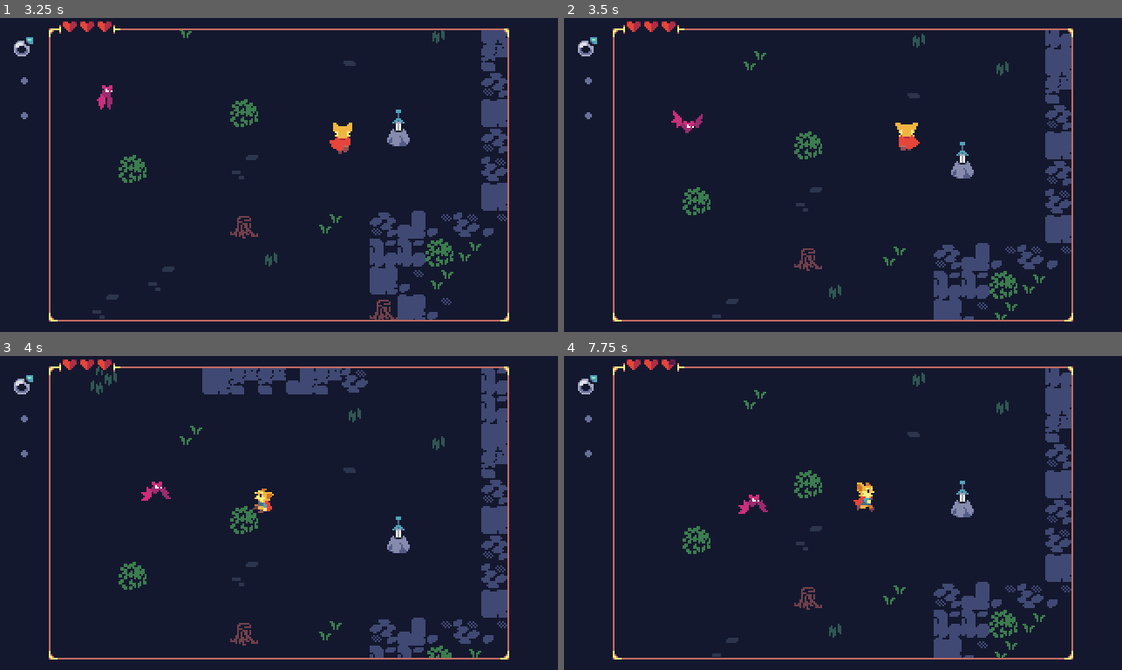
Above: before the commit, frames 1-4 (two rows, left to right).
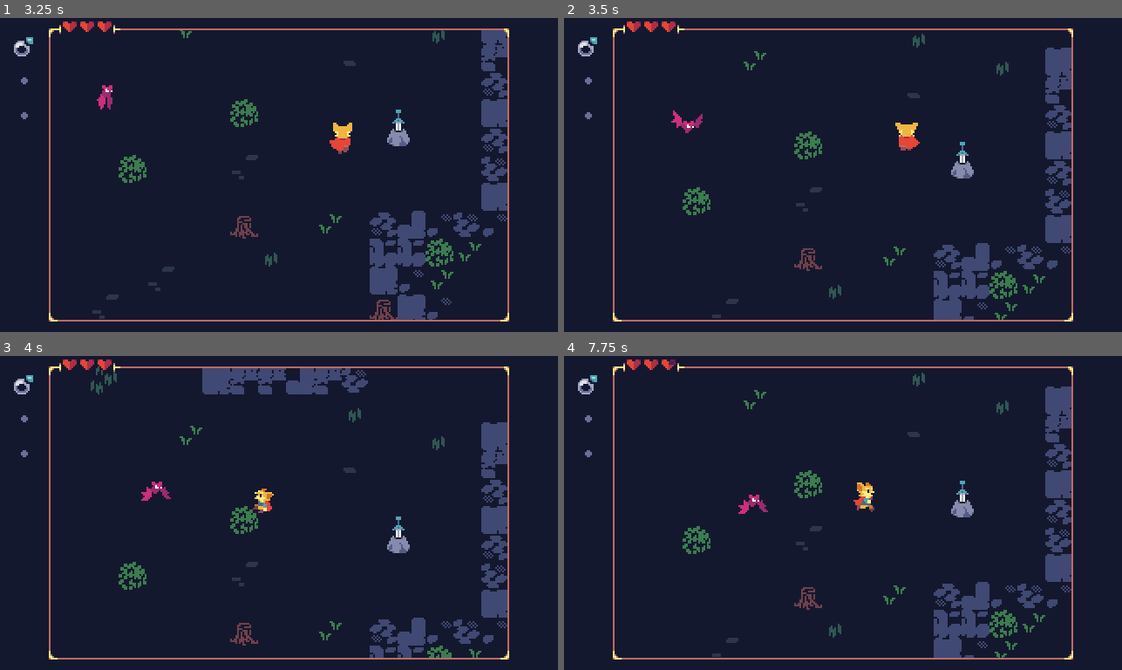
Above: after the commit, the same moments.

Repository: uheartbeast/retro-action-rpg
Game: Godot game, scene res://world.tscn
The game is run twice, just before and just after one commit, with the same random seed, the same clock (stepped at 60 frames per second) and the same inputs.
Inputs (mouse positions are in pixels of both pictures, inside the frame that each line leads up to):
- Up to frame 1 (3.25 s): move the mouse to (401, 159) at 0.52 s; hold Right (move_right) 0.53-1.28 s; hold Z (misc) 0.53-1.28 s; click (401, 159) at 0.67 s; move the mouse to (167, 190) at 1.27 s; hold Down (move_down) 1.28-2.03 s; tap X (roll) at 1.35 s; move the mouse to (334, 105) at 2.02 s; hold Right (move_right) 2.03-2.78 s; hold C (weapon) 2.03-2.78 s; move the mouse to (251, 237) at 2.77 s; hold Up (move_up) from 2.78 s (still down); tap Z (misc) at 2.85 s; click (251, 237) at 2.92 s
- Up to frame 2 (3.5 s): keep holding Up (move_up)
- Up to frame 3 (4 s): move the mouse to (446, 560) at 3.52 s; release Up (move_up) at 3.53 s; hold Left (move_left) from 3.53 s (still down); hold X (roll) from 3.53 s (still down)
- Up to frame 4 (7.75 s): move the mouse to (675, 465) at 4.27 s; release X (roll) at 4.28 s; tap C (weapon) at 4.35 s; move the mouse to (870, 513) at 5.02 s; release Left (move_left) at 5.03 s; hold Down (move_down) 5.03-5.78 s; hold Z (misc) 5.03-5.78 s; click (870, 513) at 5.17 s; move the mouse to (759, 434) at 5.77 s; hold Right (move_right) 5.78-6.53 s; tap X (roll) at 5.85 s; move the mouse to (965, 497) at 6.52 s; hold Up (move_up) 6.53-7.28 s; hold C (weapon) 6.53-7.28 s; move the mouse to (731, 528) at 7.27 s; hold Right (move_right) from 7.28 s (still down); tap Z (misc) at 7.35 s; click (731, 528) at 7.42 s

Frame 1 is identical in both runs. In frame 2, 0.2% of the frame differs, in the area x 86-91%, y 3-10%; in frame 3, 0.6%, in the area x 86-91%, y 3-22%; in frame 4, 0.2%.

Commit message:
108 - Connecting the Levels

Diff:
--- a/hero/hero.tscn
+++ b/hero/hero.tscn
@@ -321,7 +321,6 @@
 [node name="CollisionPolygon2D" type="CollisionPolygon2D" parent="FlipAnchor/Hitbox"]
 
 [node name="CollisionPolygon2D" type="CollisionPolygon2D" parent="."]
-visible = false
 polygon = PackedVector2Array(0, -8, 3, -3, 0, 1, -3, -3)
 
 [node name="AnimationPlayer" type="AnimationPlayer" parent="."]
--- /dev/null
+++ b/level_connections/level_1_to_level_2_connection.tres
@@ -0,0 +1,3 @@
+[gd_resource type="Resource" format=3 uid="uid://dvu4qg3krmc30"]
+
+[resource]
--- a/levels/level_1.tscn
+++ b/levels/level_1.tscn
@@ -1,10 +1,12 @@
-[gd_scene load_steps=7 format=4 uid="uid://burvhv42pe1q6"]
+[gd_scene load_steps=10 format=4 uid="uid://burvhv42pe1q6"]
 
 [ext_resource type="PackedScene" uid="uid://c18muratispac" path="res://levels/level.tscn" id="1_7yyhx"]
 [ext_resource type="Script" path="res://camera/camera_limits.gd" id="3_mlspe"]
 [ext_resource type="PackedScene" uid="uid://csteocmfklci7" path="res://enemies/bat_enemy.tscn" id="4_2rpho"]
 [ext_resource type="PackedScene" uid="uid://bm87xo8bekamj" path="res://world/forest_tiles_layer.tscn" id="4_vhsej"]
 [ext_resource type="PackedScene" uid="uid://bjc2m2qhuru6b" path="res://world/sword_in_the_stone.tscn" id="5_uad8x"]
+[ext_resource type="Script" path="res://world/door.gd" id="6_2prqv"]
+[ext_resource type="Resource" uid="uid://dvu4qg3krmc30" path="res://level_connections/level_1_to_level_2_connection.tres" id="7_o2cav"]
 
 [sub_resource type="NavigationPolygon" id="NavigationPolygon_gjyxd"]
 vertices = PackedVector2Array(184, 120, 307, 98, 334, 98, 216, 120, 248, 88, 307, 73, 216, 88, 248, 152, 296, 184, 8, 184, 216, 152, 360, 120, 296, 120, 216, 56, 184, 88, 200, 8, 360, -8, 334, 73, 248, 120, 312, -8, 312, 8, 248, 56, 8, -8, 200, -8, 152, 88, 152, 120)
@@ -13,6 +15,9 @@
 source_geometry_mode = 1
 source_geometry_group_name = &"navigation"
 agent_radius = 8.0
+
+[sub_resource type="RectangleShape2D" id="RectangleShape2D_4sbmk"]
+size = Vector2(16, 32)
 
 [node name="Level1" instance=ExtResource("1_7yyhx")]
 
@@ -27,7 +32,7 @@
 metadata/_edit_lock_ = true
 
 [node name="ForestTilesLayer" parent="." index="1" instance=ExtResource("4_vhsej")]
-tile_map_data = PackedByteArray("AAAKAAYAAAABAAAAAAAOAAQAAAA …(498 unchanged characters)… AAAAAAWAAgAAAAFAAEAAAAXAAgAAAAGAAEAAAAXAP//AAADAAEAAAAXAAAAAAADAAEAAAAXAAEAAAAAAAEAAAAXAAIAAAABAAEAAAAXAAMAAAAEA …(1145 unchanged characters)…
+tile_map_data = PackedByteArray("AAAKAAYAAAABAAAAAAAOAAQAAAA …(498 unchanged characters)… AAAAAAWAAgAAAAFAAEAAAAXAAgAAAAGAAEAAAAXAAEAAAAAAAEAAAAXAAIAAAABAAEAAAAXAAMAAAAEA …(1145 unchanged characters)…
 
 [node name="BatEnemy" parent="." index="2" instance=ExtResource("4_2rpho")]
 position = Vector2(40, 24)
@@ -44,3 +49,13 @@
 
 [node name="SwordInTheStone" parent="." index="5" instance=ExtResource("5_uad8x")]
 position = Vector2(320, 88)
+
+[node name="Door" type="Area2D" parent="." index="6"]
+position = Vector2(376, 0)
+script = ExtResource("6_2prqv")
+exit_direction = 2
+connection = ExtResource("7_o2cav")
+next_level_path = "res://levels/level_2.tscn"
+
+[node name="CollisionShape2D" type="CollisionShape2D" parent="Door" index="0"]
+shape = SubResource("RectangleShape2D_4sbmk")
--- a/levels/level_2.tscn
+++ b/levels/level_2.tscn
@@ -1,9 +1,11 @@
-[gd_scene load_steps=6 format=4 uid="uid://8ocb7vut10av"]
+[gd_scene load_steps=9 format=4 uid="uid://8ocb7vut10av"]
 
 [ext_resource type="PackedScene" uid="uid://c18muratispac" path="res://levels/level.tscn" id="1_jr1k3"]
 [ext_resource type="PackedScene" uid="uid://bm87xo8bekamj" path="res://world/forest_tiles_layer.tscn" id="2_uo58w"]
 [ext_resource type="Script" path="res://camera/camera_limits.gd" id="3_522on"]
 [ext_resource type="PackedScene" uid="uid://csteocmfklci7" path="res://enemies/bat_enemy.tscn" id="4_qf2ph"]
+[ext_resource type="Script" path="res://world/door.gd" id="5_2pqmh"]
+[ext_resource type="Resource" uid="uid://dvu4qg3krmc30" path="res://level_connections/level_1_to_level_2_connection.tres" id="6_6w7cd"]
 
 [sub_resource type="NavigationPolygon" id="NavigationPolygon_5h6pv"]
 vertices = PackedVector2Array(152, 24, 152, 104, 136, 104, 136, 56, 24, 24, 56, 56, 24, 136, 56, 104, 120, 136, 248, 72, 184, 72, 184, 24, 280, 24, 280, 40, 296, 40, 296, 200, 280, 168, 280, 200, 248, 104, 120, 168)
@@ -13,6 +15,9 @@
 source_geometry_group_name = &"navigation"
 agent_radius = 8.0
 
+[sub_resource type="RectangleShape2D" id="RectangleShape2D_787cc"]
+size = Vector2(16, 32)
+
 [node name="Level2" instance=ExtResource("1_jr1k3")]
 
 [node name="ColorRect" parent="." index="0"]
@@ -20,7 +25,7 @@
 offset_bottom = 224.0
 
 [node name="ForestTilesLayer" parent="." index="1" instance=ExtResource("2_uo58w")]
-tile_map_data = PackedByteArray("AAAAAAkAAAADAAEAAAABAAkAAAA …(144 unchanged characters)… BAAEAAAAAAAUAAAAEAAEAAAAAAAYAAAABAAEAAAAAAAcAAAAEAAEAAAAAAAgAAAAGAAEAAAAEAAQAAAAAAAAAAAAEAAUAAAACAAEAAAAFAAQAAAA …(1579 unchanged characters)…
+tile_map_data = PackedByteArray("AAAAAAkAAAADAAEAAAABAAkAAAA …(144 unchanged characters)… BAAEAAAAAAAUAAAAEAAEAAAAAAAYAAAABAAEAAAAEAAQAAAAAAAAAAAAEAAUAAAACAAEAAAAFAAQAAAA …(1579 unchanged characters)…
 
 [node name="CameraLimits" type="Control" parent="." index="2"]
 layout_mode = 3
@@ -41,3 +46,12 @@
 
 [node name="BatEnemy3" parent="." index="6" instance=ExtResource("4_qf2ph")]
 position = Vector2(200, 48)
+
+[node name="Door" type="Area2D" parent="." index="7"]
+position = Vector2(8, 128)
+script = ExtResource("5_2pqmh")
+connection = ExtResource("6_6w7cd")
+next_level_path = "res://levels/level_1.tscn"
+
+[node name="CollisionShape2D" type="CollisionShape2D" parent="Door" index="0"]
+shape = SubResource("RectangleShape2D_787cc")
--- a/world.gd
+++ b/world.gd
@@ -8,6 +8,7 @@
 func _ready() -> void:
 	y_sort_enabled = true
 	RenderingServer.set_default_clear_color(Color("#14182e"))
+	Events.door_entered.connect(change_levels, CONNECT_DEFERRED)
 
 func set_level(level_scene_path: String) -> void:
 	current_level.queue_free()
